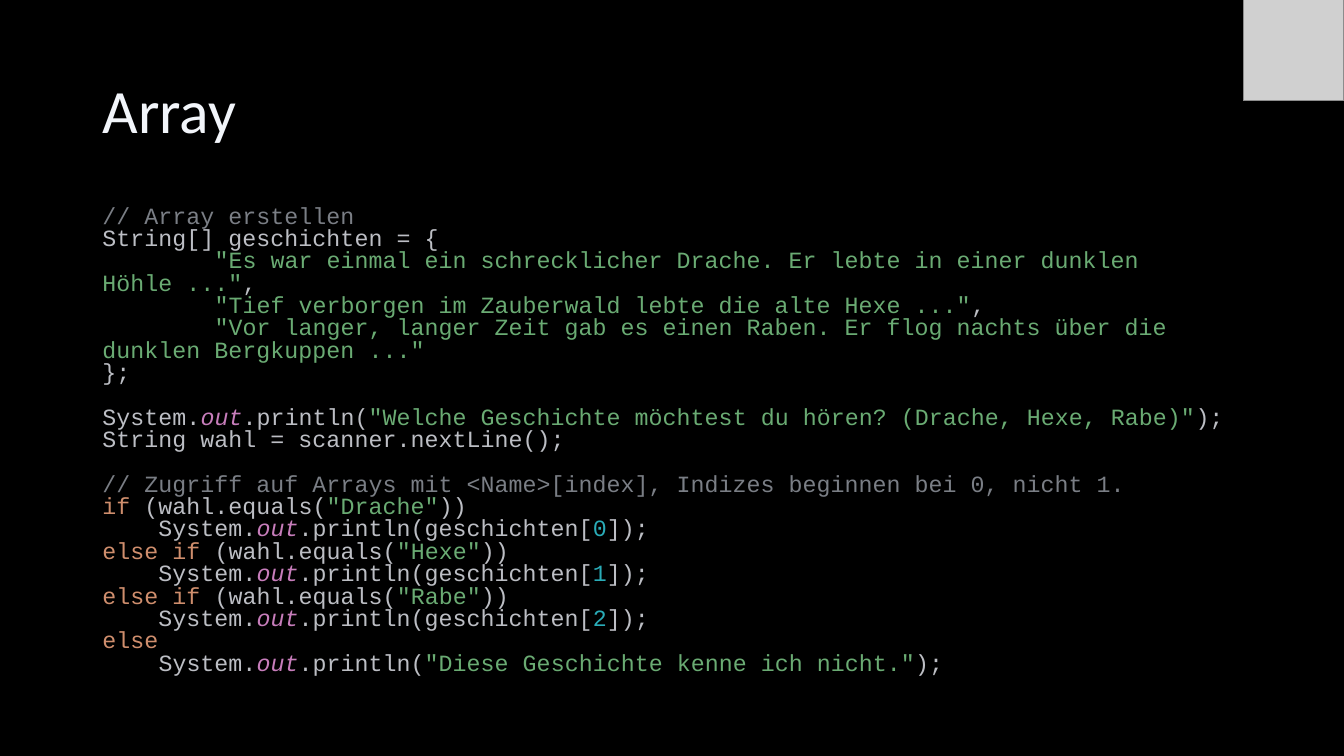
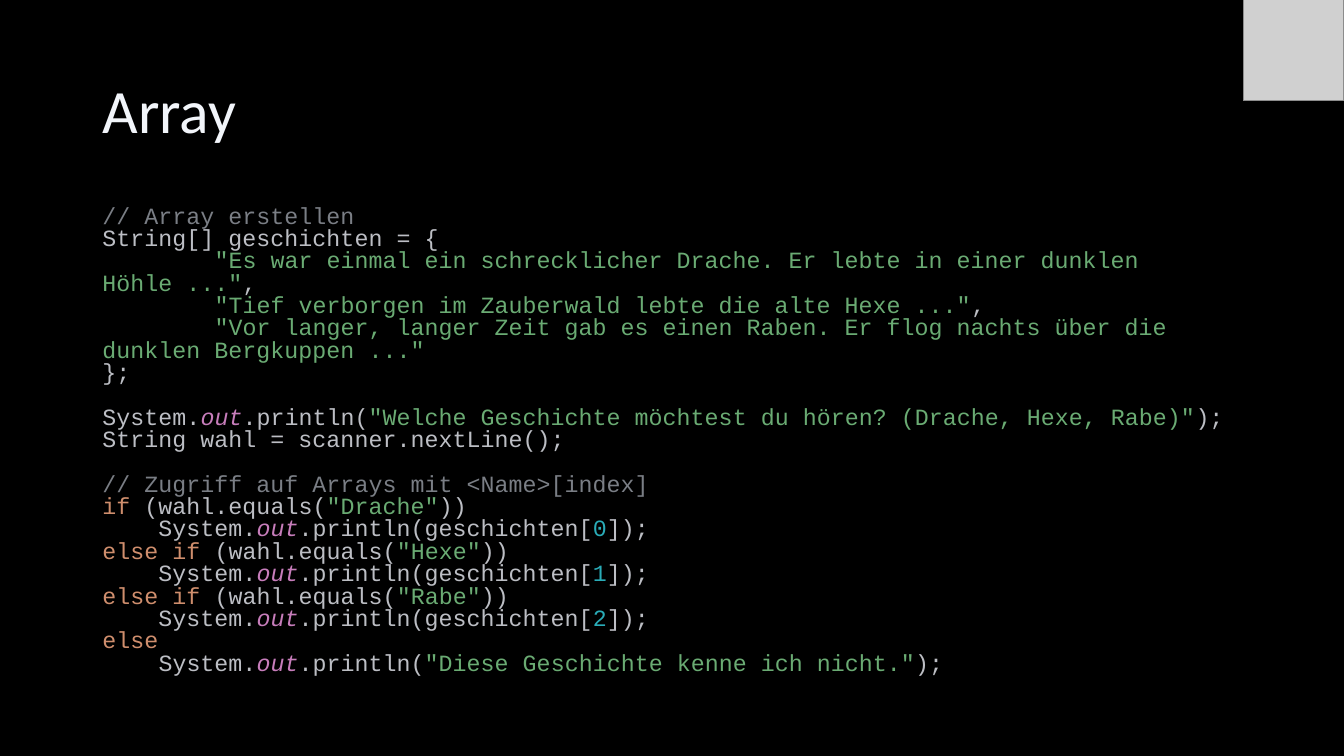
Before and after one commit to Cactusroot/Java, a slide deck: slide 53 of src/Java.pptx (slide 49 before the commit). Drawn at 1344x756 pixels with LibreOffice and Linux fonts; fonts in the diff are those of the drawing; grey boxes stand for pictures. Boxes give left, top, right and bottom in pixels: in the first picture for what was removed or moved away, otherwise in the second. Text is boxed around its words. In the diff, an @@ line names an element or a change of style, - is before the commit and + after.

```diff
--- a/src/Java.pptx
+++ b/src/Java.pptx
@@ text at (102, 207, 1224, 676): text changed @@
-// Array erstellen
-String[] geschichten = {
-"Es war einmal ein schrecklicher Drache. Er lebte in einer dunklen Höhle ...",
-"Tief verborgen im Zauberwald lebte die alte Hexe ...",
-"Vor langer, langer Zeit gab es einen Raben. Er flog nachts über die dunklen Bergkuppen ..."
-};
-System.out.println("Welche Geschichte möchtest du hören? (Drache, Hexe, Rabe)");
-String wahl = scanner.nextLine();
-// Zugriff auf Arrays mit <Name>[index], Indizes beginnen bei 0, nicht 1.
-if (wahl.equals("Drache"))
-System.out.println(geschichten[0]);
-else if (wahl.equals("Hexe"))
-System.out.println(geschichten[1]);
-else if (wahl.equals("Rabe"))
-System.out.println(geschichten[2]);
-else
-System.out.println("Diese Geschichte kenne ich nicht.");
+// Array erstellen
+String[] geschichten = {
+"Es war einmal ein schrecklicher Drache. Er lebte in einer dunklen Höhle ...",
+"Tief verborgen im Zauberwald lebte die alte Hexe ...",
+"Vor langer, langer Zeit gab es einen Raben. Er flog nachts über die dunklen Bergkuppen ..."
+};
+System.out.println("Welche Geschichte möchtest du hören? (Drache, Hexe, Rabe)");
+String wahl = scanner.nextLine();
+// Zugriff auf Arrays mit <Name>[index]
+if (wahl.equals("Drache"))
+System.out.println(geschichten[0]);
+else if (wahl.equals("Hexe"))
+System.out.println(geschichten[1]);
+else if (wahl.equals("Rabe"))
+System.out.println(geschichten[2]);
+else
+System.out.println("Diese Geschichte kenne ich nicht.");
```
Also in this commit, not shown: 58 other slides changed, 9 slides added, 3 slides removed, 8 other files.
